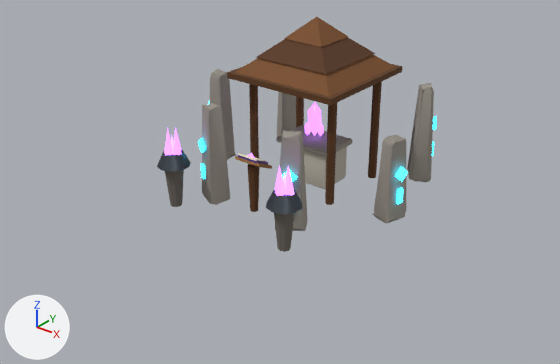
Renders of the glTF model modele3d/export/mapa/budynek_fuzji_poz05.glb from each side of a commit.
One viewpoint serves both versions: a 50 mm camera at (9.03, -11.56, 7.31) aimed at (0.23, -0.56, 0.49). Arrows for +X, +Y and +Z are at lower left; the lights stay in place. The first picture is the older version. Vertices at exactly the same position are counted once.

The first picture shows 'budynek_fuzji_poz05'.
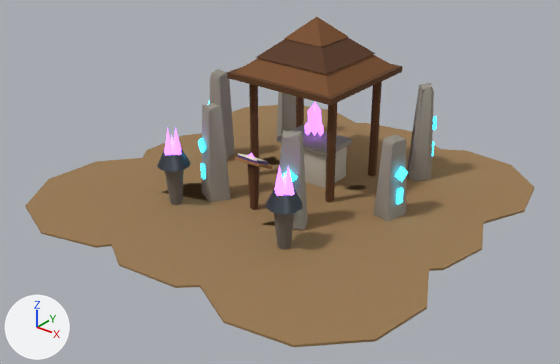
Diff of the bpy script that builds the scene:
```diff
--- a/modele3d/export/mapa/budynek_fuzji_poz05.glb.py
+++ b/modele3d/export/mapa/budynek_fuzji_poz05.glb.py
@@ mat_mapa_dirt @@
+mat_mapa_dirt = principled_material('mapa_dirt')
+mat_mapa_dirt.base_color = (0.323, 0.195, 0.0844)  # brown #9a7a52
+mat_mapa_dirt.roughness = 0.95
@@ me_budynek_fuzji_poz05 @@
 # used by ob_budynek_fuzji_poz05; location = (0.0, 0.0, 0.0)
-me_budynek_fuzji_poz05.from_pydata(...)  # 955 vertices, 1706 faces; spans x -2.54..2.54, y -2.24..2.7, z -0.04..3.53
+me_budynek_fuzji_poz05.from_pydata(...)  # 1135 vertices, 2030 faces; spans x -4.35..4.38, y -4.36..4.44, z -0.04..3.53
+# me_budynek_fuzji_poz05 part 1: a new loose piece, a 10-sided cylinder along z spanning x -4.346..-0.438, y -4.358..-0.333, z 0.005..0.045, in mat_mapa_dirt (brown #9a7a52)
+# me_budynek_fuzji_poz05 part 2: a new loose piece, a 10-sided cylinder along z spanning x -3.851..-0.191, y -1.803..2.036, z 0.004..0.046, in mat_mapa_dirt (brown #9a7a52)
+# me_budynek_fuzji_poz05 part 3: a new loose piece, a 10-sided cylinder along z spanning x -4.02..-0.134, y 0.438..4.438, z 0.003..0.047, in mat_mapa_dirt (brown #9a7a52)
+# me_budynek_fuzji_poz05 part 4: a new loose piece, a 10-sided cylinder along z spanning x -2.115..2.013, y -4.194..-0.145, z 0.004..0.046, in mat_mapa_dirt (brown #9a7a52)
+# me_budynek_fuzji_poz05 part 5: a new loose piece, a 10-sided cylinder along z spanning x -1.584..1.964, y -1.599..2.013, z 0.003..0.047, in mat_mapa_dirt (brown #9a7a52)
+# me_budynek_fuzji_poz05 part 6: a new loose piece, a 10-sided cylinder along z spanning x -1.791..2.047, y 0.564..4.439, z 0.002..0.048, in mat_mapa_dirt (brown #9a7a52)
+# me_budynek_fuzji_poz05 part 7: a new loose piece, a 10-sided cylinder along z spanning x 0.385..4.383, y -4.288..-0.282, z 0.003..0.047, in mat_mapa_dirt (brown #9a7a52)
+# me_budynek_fuzji_poz05 part 8: a new loose piece, a 10-sided cylinder along z spanning x 0.743..4.259, y -1.61..1.856, z 0.002..0.048, in mat_mapa_dirt (brown #9a7a52)
+# me_budynek_fuzji_poz05 part 9: a new loose piece, a 10-sided cylinder along z spanning x 0.561..4.266, y 0.565..4.196, z 0.001..0.049, in mat_mapa_dirt (brown #9a7a52)
 me_budynek_fuzji_poz05.materials.append(mat_mapa_stone)
@@ me_budynek_fuzji_poz05 @@
 me_budynek_fuzji_poz05.materials.append(mat_mapa_paper)
+me_budynek_fuzji_poz05.materials.append(mat_mapa_dirt)  # brown #9a7a52
```

Changed parts and their boxes (x1, y1, x2, y2) in the pictures (560 x 364 px):
'budynek_fuzji_poz05', reshaped (81% wider, 40% taller): before (157, 17, 437, 252); after (25, 17, 534, 347)
part 1 of me_budynek_fuzji_poz05, added (brown): after (25, 158, 160, 248)
part 2 of me_budynek_fuzji_poz05, added (brown): after (135, 133, 245, 201)
part 3 of me_budynek_fuzji_poz05, added (brown): after (231, 105, 355, 165)
part 4 of me_budynek_fuzji_poz05, added (brown): after (107, 183, 261, 288)
part 5 of me_budynek_fuzji_poz05, added (brown): after (219, 157, 344, 230)
part 6 of me_budynek_fuzji_poz05, added (brown): after (276, 123, 440, 190)
part 7 of me_budynek_fuzji_poz05, added (brown): after (197, 222, 429, 347)
part 8 of me_budynek_fuzji_poz05, added (brown): after (305, 185, 483, 271)
part 9 of me_budynek_fuzji_poz05, added (brown): after (358, 149, 534, 224)
